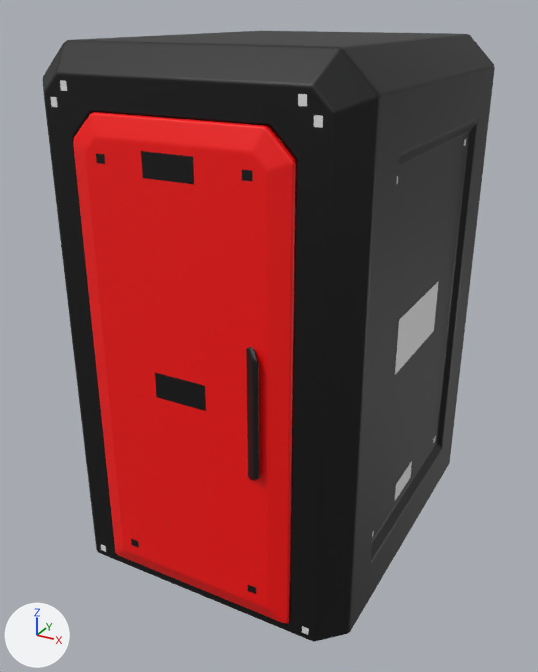
Renders of the glTF model assets/_universe/props/furniture/hygene/shower_cabin.glb from each side of a commit.
Before and after are seen from a 50 mm camera at (1.67, -3.17, 2.62) aimed at (-0.01, -0.12, 1.09). The lights are fixed; the arrows at lower left show +X, +Y and +Z. The picture after the commit comes second. Where no turn or scale is listed for an object, it has been applied to the vertices. Vertices at exactly the same position are counted once.

Objects in the first picture: 'cabin', 'cabin_decals', 'cabin_door' and 1 more.
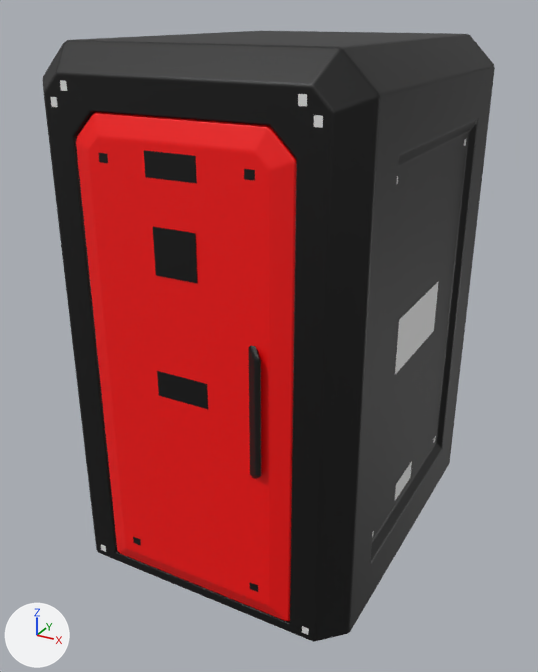
What differs and where, as boxes (x1, y1, x2, y2) in the pictures (538 x 672 px):
'cabin_door', reshaped, moved: before (73, 112, 296, 624); after (76, 112, 297, 621)
part 1 of me_cube_019, cut back: before (246, 350, 259, 477); after (249, 350, 261, 475)
part 2 of me_cube_019, added: after (153, 227, 197, 283)
part 3 of me_cube_019, recoloured: (76, 112, 296, 621) in both

The change, as a list of edits to the scene's bpy script:
```text
Change me_cube_019:
    used by ob_cabin_door; location = (-0.501, -0.856, 1.091)
    verts and faces of me_cube_019; kept vertices keep their numbers, new ones are numbered from 270
    remove me_cube_019.from_pydata(...)  # 270 vertices, 502 faces; spans x 0.0..1.0, y -0.07..0.07, z -1.05..1.15
    add me_cube_019.from_pydata(...)  # 242 vertices, 416 faces; spans x 0.0..1.0, y -0.07..0.07, z -1.05..1.15
    me_cube_019 part 1
    32 vertices are removed from x 0.82..0.89, y -0.07..0.07, z 0.02
    152 faces are deleted
    64 new faces join them
    me_cube_019 part 2
    add verts[270] = (0.59, -0.04, 0.74)  # pixel (195, 233)
    add verts[271] = (0.39, -0.04, 0.74)  # pixel (152, 226)
    add verts[272] = (0.59, -0.04, 0.54)  # pixel (197, 283)
    add verts[273] = (0.39, -0.04, 0.54)  # pixel (155, 275)
    add faces += [(270, 273, 272), (270, 271, 273)]
    me_cube_019 part 3: 350 faces spanning x 0.0..1.0, y -0.07..0.07, z -1.05..1.15 switch from mat_defaultmaterial_001 to mat_defaultmaterial_002
Change ob_cabin_door:
    ob_cabin_door.location: (-0.501, -0.856, 1.091) -> (-0.501, -0.839, 1.091)
```
